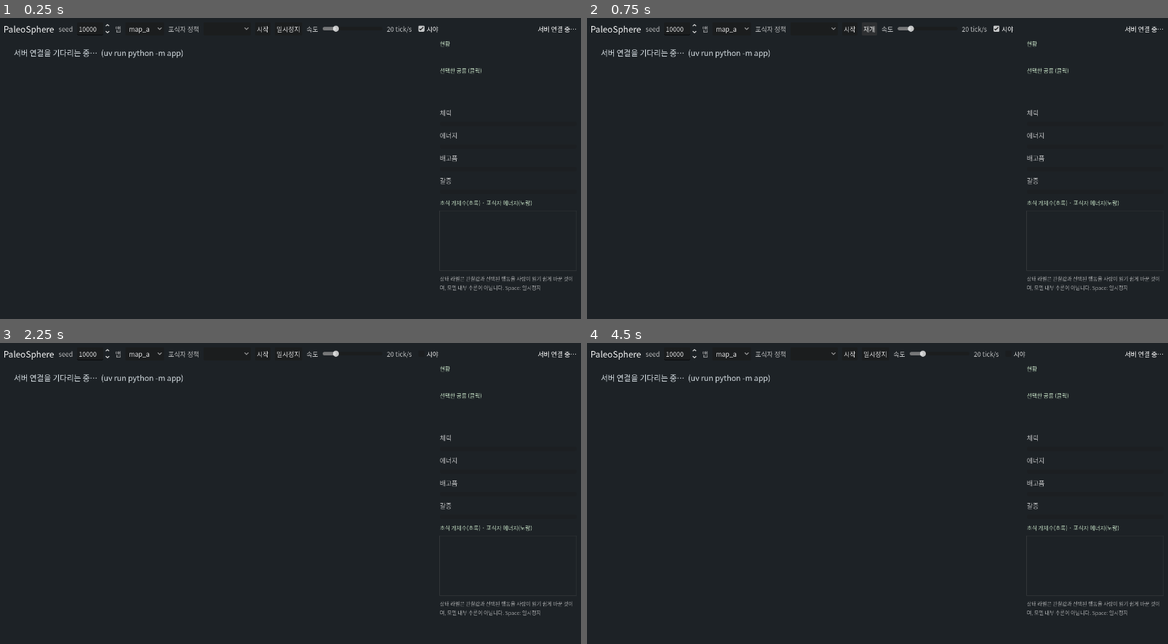
Above: before the commit, frames 1-4 (two rows, left to right).
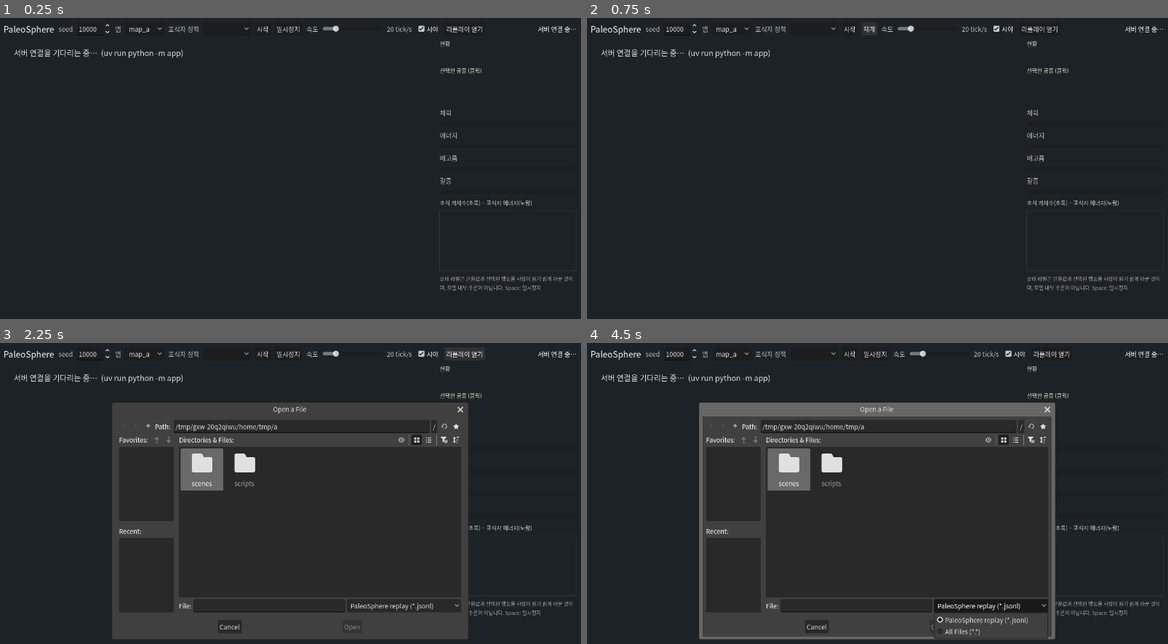
Above: after the commit, the same moments.

Repository: jngbnss/paleosphere-ai
Game: Godot game, scene res://scenes/main.tscn
Same seed, same stepped clock (60 frames per second), same inputs: the game is played once before the commit and once after it.
Inputs (mouse positions are in pixels of both pictures, inside the frame that each line leads up to):
- Up to frame 1 (0.25 s): no input
- Up to frame 2 (0.75 s): click "일시정지" at 0.5 s
- Up to frame 3 (2.25 s): click "재개" at 1.25 s; click "시야" (after the commit: "리플레이 열기") at 2 s
- Up to frame 4 (4.5 s): click "시작" at 2.75 s; click "시작" at 3.5 s; click (993, 604) at 4.25 s, where only the run after the commit has a clickable "PaleoSphere replay (*.jsonl)"

The runs differ from the first frame. In frame 1, less than 0.1% of the frame differs, in the area x 76-83%, y 2-5%; in frame 2, less than 0.1%; in frame 3, 17%; in frame 4, 17%, in the area x 19-83%, y 2-99%.

Commit message:
feat: 3.3 보상 v1 + BC 사전학습 + 커리큘럼 재학습
Co-Authored-By: Claude Opus 5.5 <noreply@anthropic.com>

Diff:
--- a/godot/scripts/main.gd
+++ b/godot/scripts/main.gd
@@ -29,6 +29,9 @@
 
 var paused := false
 var last_snapshot: Dictionary = {}
+var replay: ReplayPlayer = null
+var _replay_accum := 0.0
+var _file_dialog: FileDialog
 var smoke_mode := false
 var screenshot_path := ""
 var _smoke_snapshots := 0
@@ -57,6 +60,9 @@
 	client.snapshot_received.connect(_on_snapshot)
 	client.error_received.connect(func(m: String) -> void: _set_status("서버 오류: " + m))
 	client.connect_to_server()
+	for arg in OS.get_cmdline_user_args():
+		if arg.begins_with("--replay="):
+			_load_replay(arg.trim_prefix("--replay="))
 
 
 # ----------------------------------------------------------------------------- UI build
@@ -134,6 +140,17 @@
 	vision.button_pressed = true
 	vision.toggled.connect(func(on: bool) -> void: world_view.show_vision = on)
 	bar.add_child(vision)
+
+	var replay_button := Button.new()
+	replay_button.text = "리플레이 열기"
+	replay_button.pressed.connect(func() -> void: _file_dialog.popup_centered_ratio(0.6))
+	bar.add_child(replay_button)
+	_file_dialog = FileDialog.new()
+	_file_dialog.file_mode = FileDialog.FILE_MODE_OPEN_FILE
+	_file_dialog.access = FileDialog.ACCESS_FILESYSTEM
+	_file_dialog.filters = PackedStringArray(["*.jsonl ; PaleoSphere replay"])
+	_file_dialog.file_selected.connect(_load_replay)
+	add_child(_file_dialog)
 
 	status_label = Label.new()
 	status_label.size_flags_horizontal = Control.SIZE_EXPAND_FILL
@@ -218,6 +235,7 @@
 
 # ----------------------------------------------------------------------------- commands
 func _start() -> void:
+	replay = null
 	paused = false
 	pause_button.text = "일시정지"
 	chart.clear()
@@ -233,12 +251,14 @@
 func _toggle_pause() -> void:
 	paused = not paused
 	pause_button.text = "재개" if paused else "일시정지"
-	client.send_command({"type": "pause" if paused else "resume"})
+	if replay == null:
+		client.send_command({"type": "pause" if paused else "resume"})
 
 
 func _on_speed(value: float) -> void:
 	speed_label.text = "%d tick/s" % int(value)
-	client.send_command({"type": "set_speed", "ticks_per_second": value})
+	if replay == null:
+		client.send_command({"type": "set_speed", "ticks_per_second": value})
 
 
 func _selected_policy() -> String:
@@ -259,12 +279,18 @@
 		policy_option.add_item(String(p))
 	var preferred := policies.find("ppo")
 	policy_option.select(preferred if preferred >= 0 else 0)
-	if smoke_mode:
+	if smoke_mode and replay == null:
 		speed_slider.set_value_no_signal(60 if screenshot_path else 20)
 		_start()
 
 
 func _on_snapshot(s: Dictionary) -> void:
+	if replay != null:
+		return
+	_show(s)
+
+
+func _show(s: Dictionary) -> void:
 	if not last_snapshot.is_empty() and (int(s["tick"]) < int(last_snapshot["tick"]) \
 			or s["seed"] != last_snapshot["seed"]):
 		chart.clear()
@@ -310,7 +336,30 @@
 		return
 
 
+func _load_replay(path: String) -> void:
+	var player := ReplayPlayer.new()
+	var err := player.load_file(path)
+	if err != "":
+		_set_status(err)
+		return
+	if not paused:
+		client.send_command({"type": "pause"})
+	replay = player
+	_replay_accum = 0.0
+	chart.clear()
+	last_snapshot = {}
+	_show(replay.current(speed_slider.value, paused))
+	_set_status("리플레이: %s (%d 프레임)" % [path.get_file(), replay.frames.size()])
+
+
 func _process(delta: float) -> void:
+	if replay != null and not paused and not replay.is_finished():
+		_replay_accum += delta
+		var frame_time := float(replay.ticks_per_frame()) / speed_slider.value
+		while _replay_accum >= frame_time and not replay.is_finished():
+			_replay_accum -= frame_time
+			replay.advance()
+			_show(replay.current(speed_slider.value, paused))
 	if smoke_mode:
 		_smoke_deadline -= delta
 		if _smoke_deadline <= 0.0:
--- /dev/null
+++ b/godot/scripts/replay_player.gd
@@ -0,0 +1,81 @@
+class_name ReplayPlayer
+extends RefCounted
+## Plays a jsonl replay written by `python -m paleosphere.run --replay <file>` without a server.
+## Raw world snapshots are converted to the same shape the server streams (docs/protocol.md).
+
+const ACTION_LABELS := {
+	"SEARCH": "탐색 중", "APPROACH": "먹잇감 발견", "CHASE": "추격 중", "ATTACK": "공격 준비",
+	"GO_TO_WATER": "물 탐색", "REST": "휴식", "GIVE_UP": "추격 포기",
+	"WANDER": "무리 근처 배회", "FLEE": "도주", "GO_TO_FOOD": "먹이 찾기", "NONE": "",
+}
+
+var header: Dictionary = {}
+var frames: Array = []
+var index := 0
+
+
+func load_file(path: String) -> String:
+	var f := FileAccess.open(path, FileAccess.READ)
+	if f == null:
+		return "파일을 열 수 없음: %s" % error_string(FileAccess.get_open_error())
+	header = {}
+	frames.clear()
+	index = 0
+	while not f.eof_reached():
+		var line := f.get_line().strip_edges()
+		if line.is_empty():
+			continue
+		var msg: Variant = JSON.parse_string(line)
+		if typeof(msg) != TYPE_DICTIONARY:
+			continue
+		if msg.get("type") == "header":
+			header = msg
+		elif msg.get("type") == "frame":
+			frames.append(msg)
+	if frames.is_empty():
+		return "리플레이에 프레임이 없음"
+	return ""
+
+
+func is_finished() -> bool:
+	return index >= frames.size() - 1
+
+
+func ticks_per_frame() -> int:
+	return int(header.get("every", 1))
+
+
+func current(ticks_per_second: float, paused: bool) -> Dictionary:
+	var raw: Dictionary = frames[index]["snapshot"]
+	var snap := raw.duplicate(true)
+	var herbivores_alive := 0
+	var kills := 0
+	var predator_energy := 0.0
+	var predator_hunger := 0.0
+	for d in snap["dinos"]:
+		d["status_label"] = ACTION_LABELS.get(String(d["current_action"]), "") \
+			if d["alive"] else "사망"
+		if d["species"] == "herbivore":
+			if d["alive"]:
+				herbivores_alive += 1
+			elif d.get("death_cause") == "predation":
+				kills += 1
+		else:
+			predator_energy = float(d["energy"])
+			predator_hunger = float(d["hunger"])
+	snap["map_size"] = float(header.get("map_size", 64.0))
+	snap["predator_policy"] = "replay: %s" % header.get("predator_policy", "?")
+	snap["ticks_per_second"] = ticks_per_second
+	snap["paused"] = paused
+	snap["done"] = is_finished()
+	snap["events"] = frames[index].get("events", [])
+	snap["metrics"] = {
+		"herbivores_alive": herbivores_alive, "predator_energy": predator_energy,
+		"predator_hunger": predator_hunger, "kills": kills,
+		"attack_attempts": 0, "invalid_attacks": 0,
+	}
+	return snap
+
+
+func advance() -> void:
+	index = min(index + 1, frames.size() - 1)
Not shown, added: godot/scripts/replay_player.gd.uid
Not shown, changed: PLAN.md
Not shown, added: analytics/reports/make_figures.py
Not shown, added: docs/licenses.md
Not shown, added: scripts/dev.ps1
Not shown, changed: simulator/paleosphere/logging/replay.py
Not shown, changed: training/tests/test_train_smoke.py
